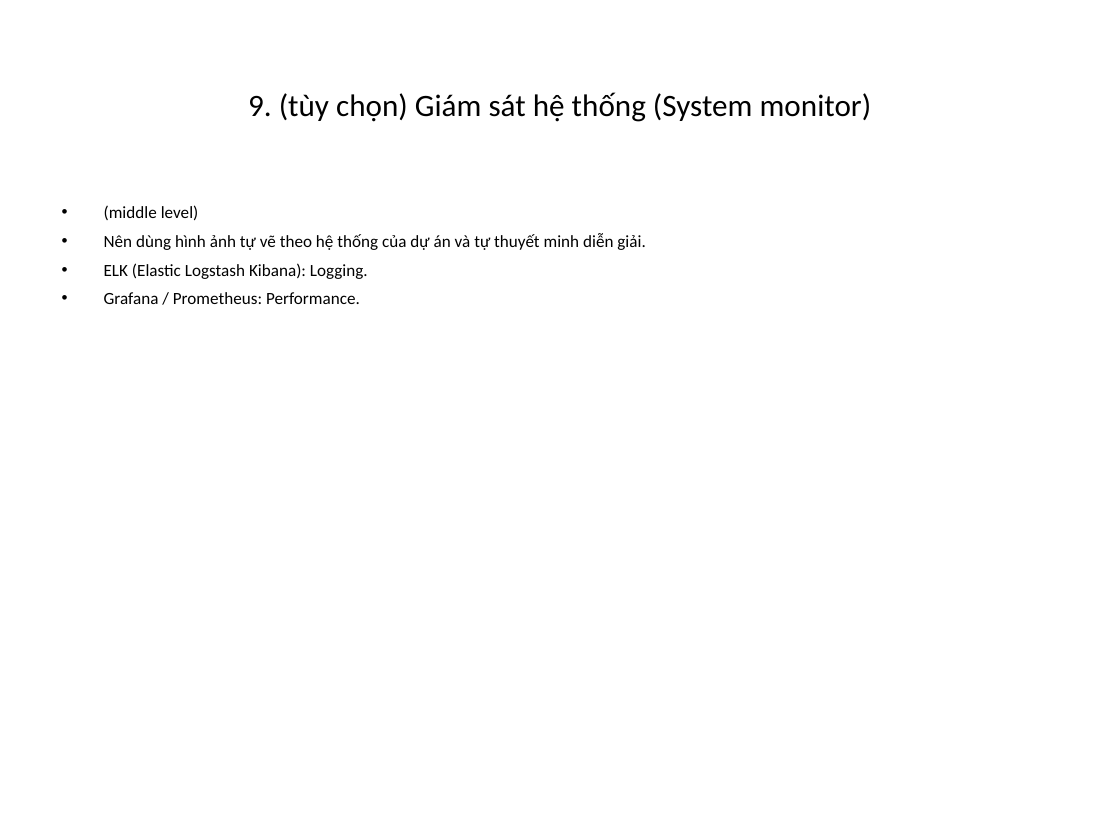
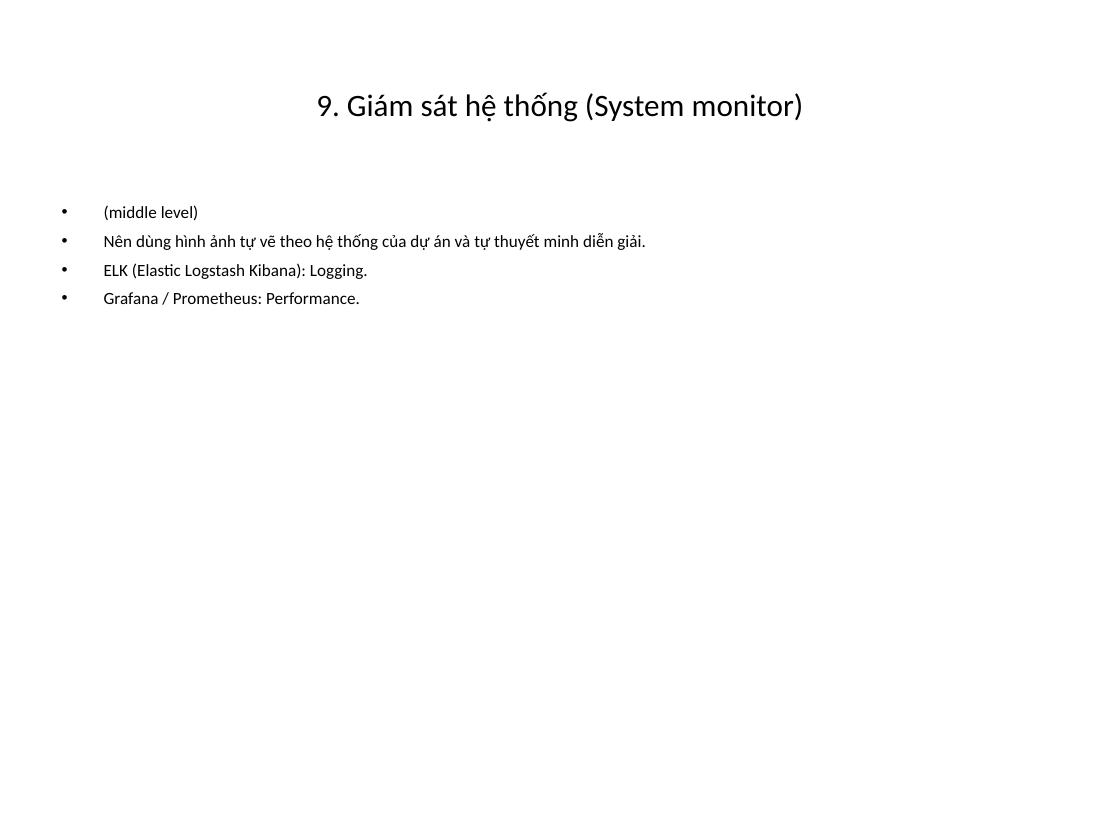
Before and after one commit to foxxiee04/Cab-Booking-System-Project, a slide deck: slide 29 of docs/Thesis-FoxGo-BaoCao.pptx (slide 28 before the commit). Drawn at 1120x840 pixels with LibreOffice and Linux fonts; fonts in the diff are those of the drawing. Boxes give left, top, right and bottom in pixels: in the first picture for what was removed or moved away, otherwise in the second. Text is boxed around its words. In the diff, an @@ line names an element or a change of style, - is before the commit and + after.

```diff
--- a/docs/Thesis-FoxGo-BaoCao.pptx
+++ b/docs/Thesis-FoxGo-BaoCao.pptx
@@ title at box(316, 92, 804, 122): text changed @@
-9. (tùy chọn) Giám sát hệ thống (System monitor)
+9. Giám sát hệ thống (System monitor)
```
Also in this commit, not shown: 13 other slides changed, 2 slides added, 2 slides removed, 7 other files.
